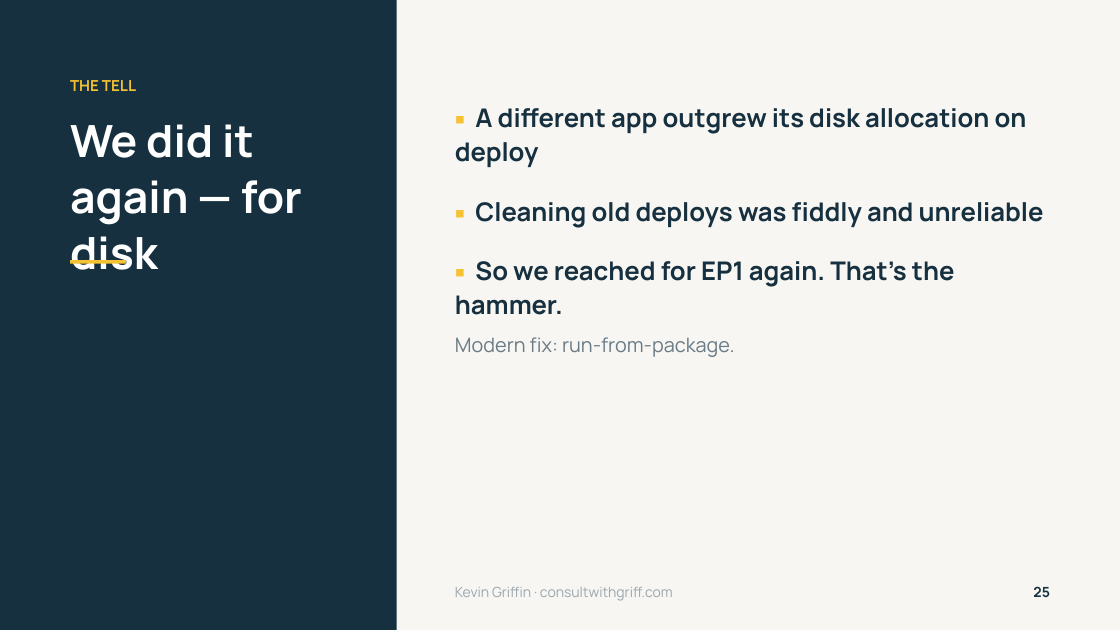
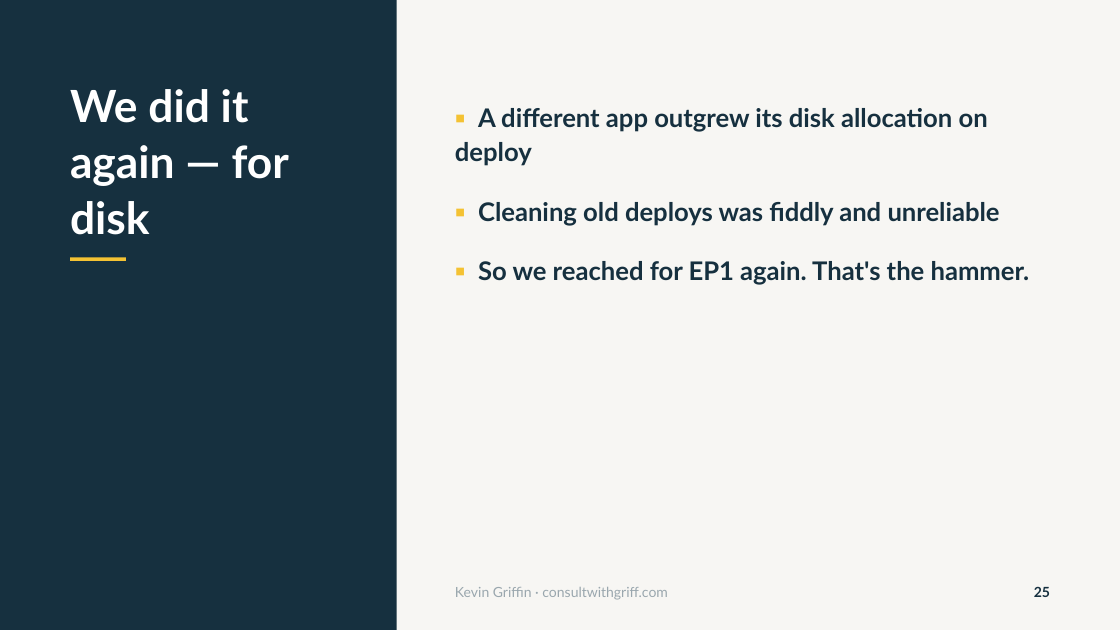
Before and after one commit to 1kevgriff/my-8000-serverless-mistake, a slide deck: slide 25 of slides/My $8000 Serverless Mistake v2.pptx. Drawn at 1120x630 pixels with LibreOffice and Linux fonts; fonts in the diff are those of the drawing. Boxes give left, top, right and bottom in pixels: in the first picture for what was removed or moved away, otherwise in the second. Text is boxed around its words. In the diff, an @@ line names an element or a change of style, - is before the commit and + after.

```diff
--- a/slides/My $8000 Serverless Mistake v2.pptx
+++ b/slides/My $8000 Serverless Mistake v2.pptx
@@ font Manrope to Lato in 3 elements at (455, 587, 668, 600), (455, 108, 1030, 285), (70, 89, 289, 235) @@
@@ text at (70, 80, 136, 91): paragraph removed @@
-THE TELL
@@ rectangle: place and size @@
-rectangle at (70, 260, 126, 264)
+rectangle at (70, 257, 126, 260)
@@ text at (455, 337, 735, 357): paragraph removed @@
-Modern fix: run-from-package.
```
Also in this commit, not shown: 41 other slides changed, 4 other files.
